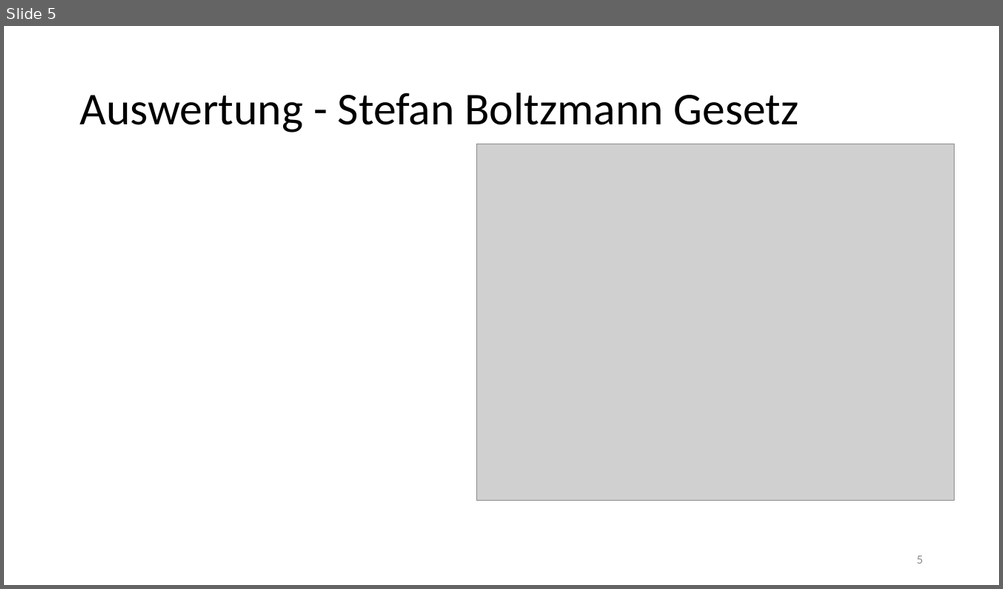
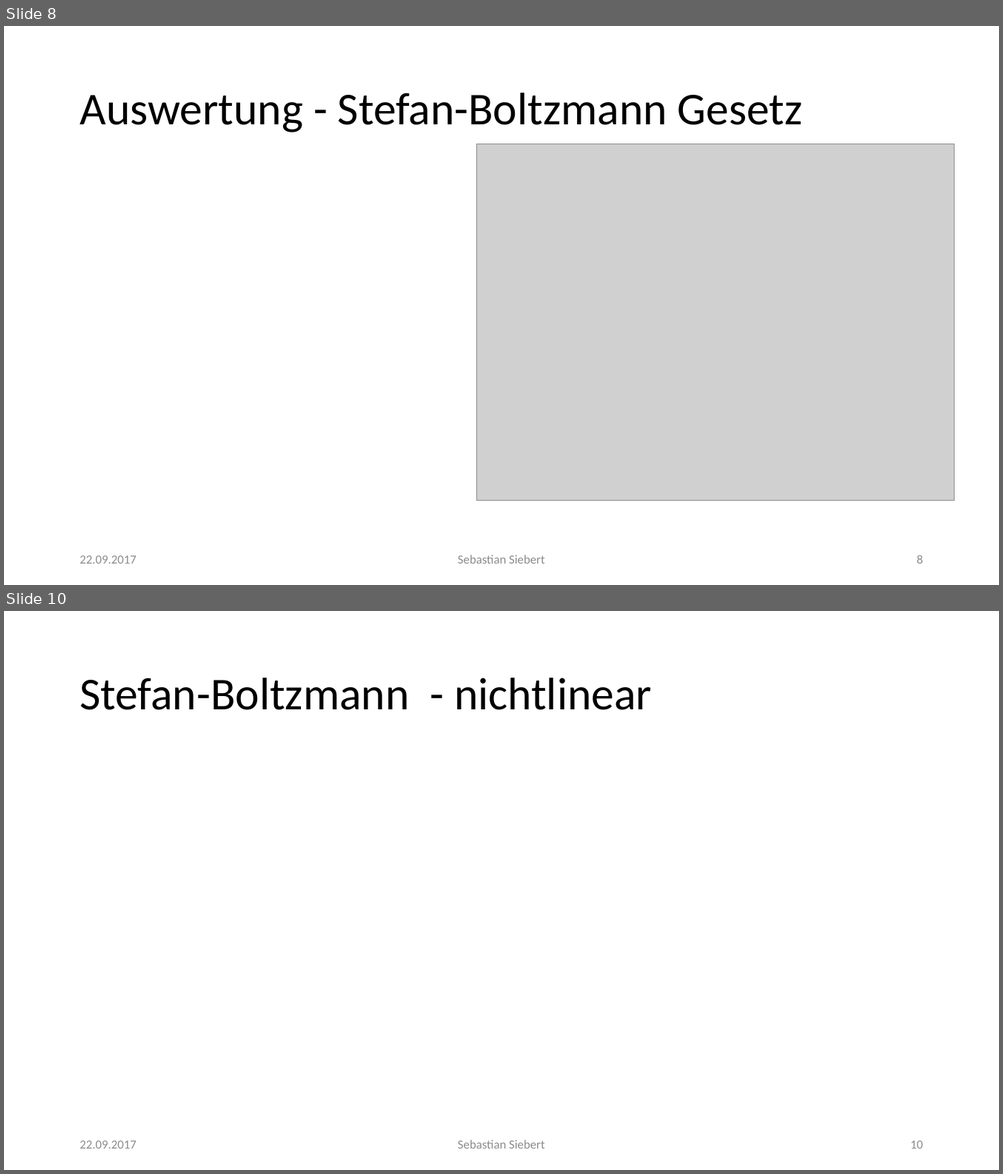
Before and after one commit to thewhitecat/grundpraktikum1, a slide deck: grundpraktikum2/Atomphysik/Atomphysik.pptx. Shown one above the other, each under a label of ours: slide 5 before the commit, slides 8 and 10 after it; the slides between them are not shown. The pictures are 1003x589 and 1003x1174 pixels, drawn with LibreOffice and Linux fonts; fonts in the diff are those of the drawing; grey boxes stand for pictures. Boxes give left, top, right and bottom in pixels: in the first picture for what was removed or moved away, otherwise in the second. Text is boxed around its words. In the diff, an @@ line names an element or a change of style, - is before the commit and + after.

```diff
--- a/grundpraktikum2/Atomphysik/Atomphysik.pptx
+++ b/grundpraktikum2/Atomphysik/Atomphysik.pptx
@@ slide 10 added at [4,611,999,1170], background #FFFFFF @@
@@ title added at [79,678,652,710], 44 pt, text #000000 @@
+Stefan-Boltzmann - nichtlinear
@@ text added at [79,1141,136,1149], 12 pt, text #8C8C8C @@
+22.09.2017
@@ text added at [458,1140,544,1149], 12 pt, text #8C8C8C @@
+Sebastian Siebert
@@ page number added at [910,1141,922,1149], 12 pt, text #8C8C8C @@
+10
@@ what was slide 5 is now slide 8 @@
@@ slide 8 changed as well @@
@@ title at [79,93,802,133]: text changed @@
-Auswertung - Stefan Boltzmann Gesetz
+Auswertung - Stefan-Boltzmann Gesetz
@@ text added at [79,556,136,564], 12 pt, text #8C8C8C @@
+22.09.2017
@@ text added at [458,555,544,564], 12 pt, text #8C8C8C @@
+Sebastian Siebert
@@ page number at [916,555,922,564]: text changed @@
-5
+8
```
Also in this commit, not shown: 2 other slides changed, 9 other slides added, 2 slides removed.
